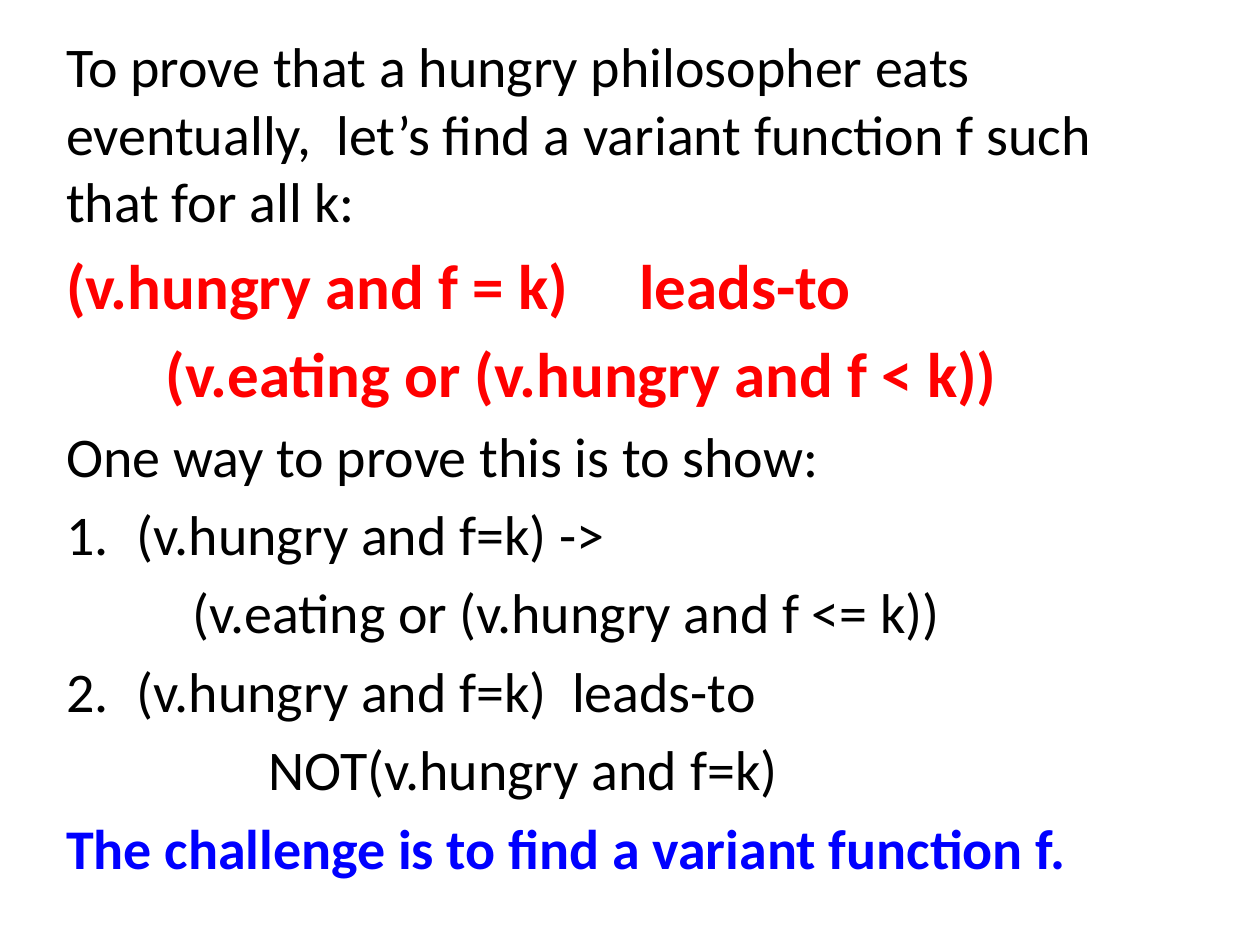
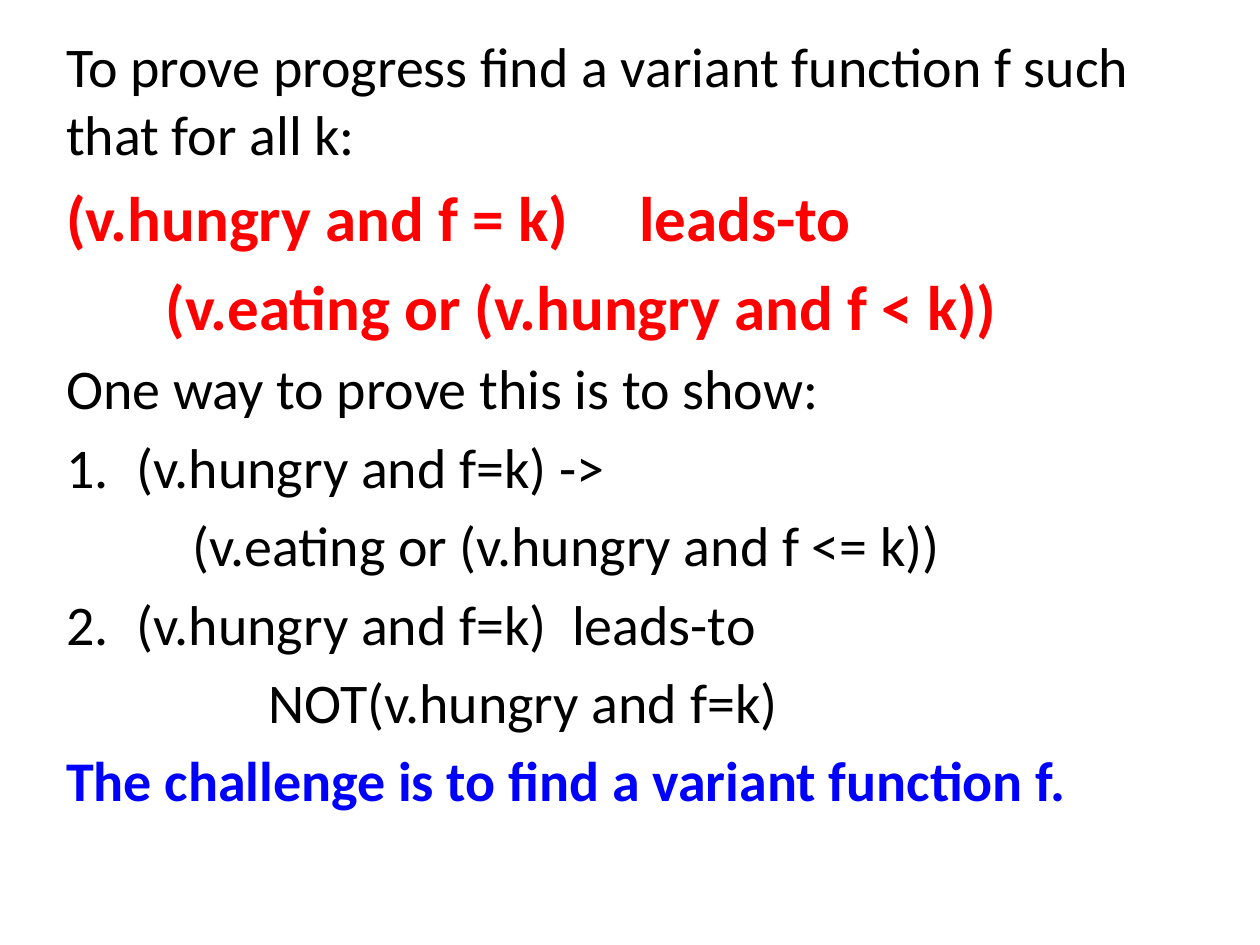
Before and after one commit to kmchandy/kmchandy.github.io, a slide deck: slide 14 of DiningPhilosophers/DiningPhilosophers.pptx (slide 20 before the commit). Drawn at 1260x945 pixels with LibreOffice and Linux fonts; fonts in the diff are those of the drawing. Boxes give left, top, right and bottom in pixels: in the first picture for what was removed or moved away, otherwise in the second. Text is boxed around its words. In the diff, an @@ line names an element or a change of style, - is before the commit and + after.

```diff
--- a/DiningPhilosophers/DiningPhilosophers.pptx
+++ b/DiningPhilosophers/DiningPhilosophers.pptx
@@ text at (66,48,1128,156): text changed @@
-To prove that a hungry philosopher eats eventually, let’s find a variant function f such that for all k:
+To prove progress find a variant function f such that for all k:
```
Also in this commit, not shown: 11 other slides changed, 3 slides added, 6 slides removed, 29 other files.
